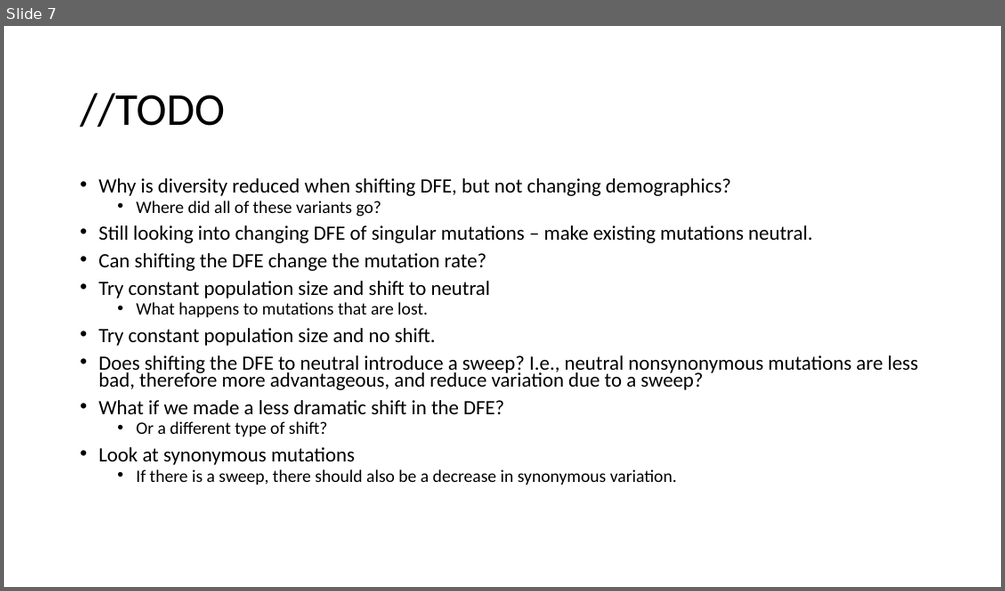
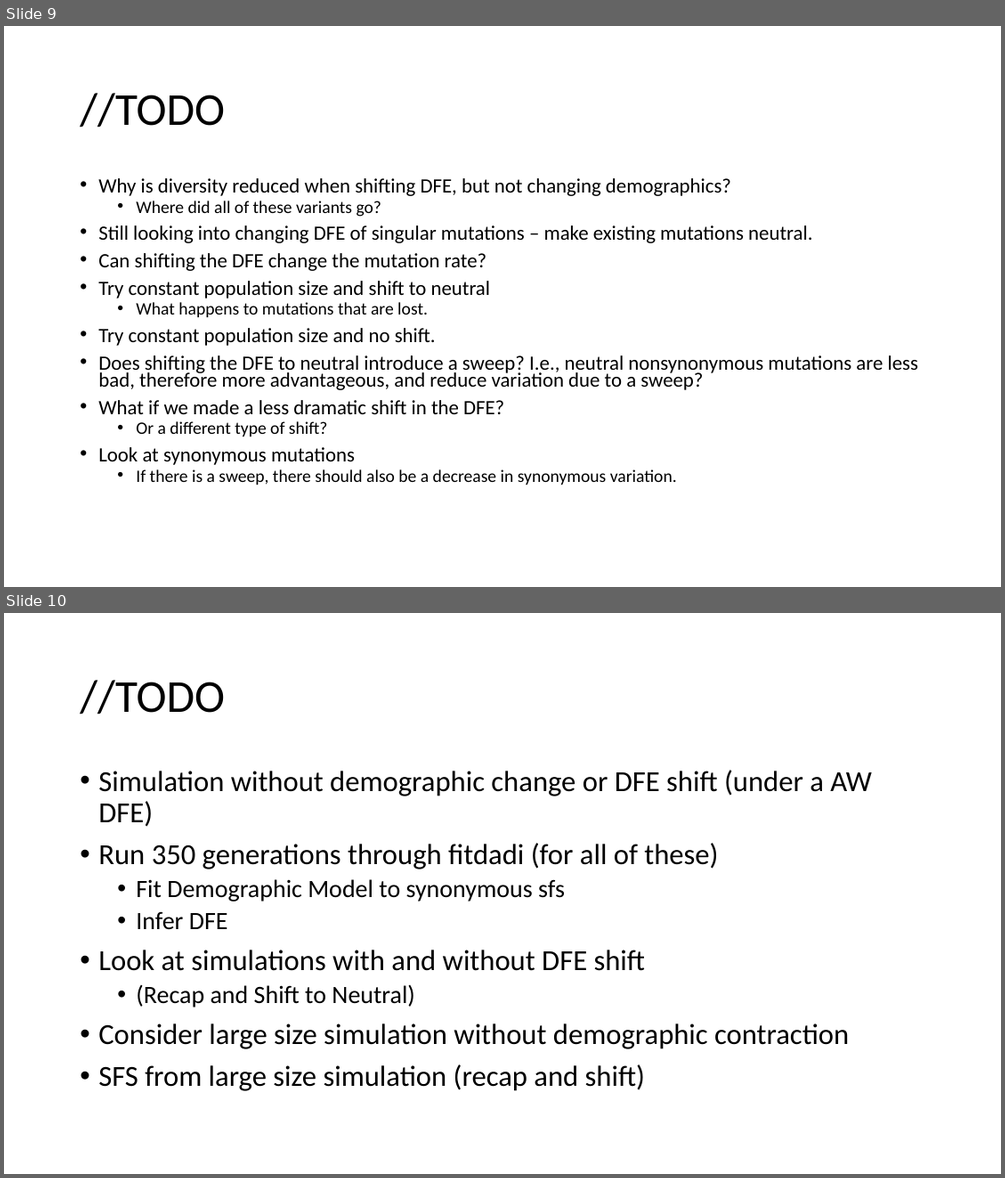
Before and after one commit to jon-mah/lohmueller_lab, a slide deck: 2020_08_25_dog_dfe_meeting.pptx. Shown one above the other, each under a label of ours: slide 7 before the commit, slides 9 and 10 after it. The pictures are 1005x591 and 1005x1178 pixels, drawn with LibreOffice and Linux fonts; fonts in the diff are those of the drawing. Boxes give left, top, right and bottom in pixels: in the first picture for what was removed or moved away, otherwise in the second. Text is boxed around its words. In the diff, an @@ line names an element or a change of style, - is before the commit and + after.

Commit message:
no demo no shift sim.

```diff
--- a/2020_08_25_dog_dfe_meeting.pptx
+++ b/2020_08_25_dog_dfe_meeting.pptx
@@ slide 10 added at (4, 613, 1001, 1174), background #FFFFFF @@
@@ title added at (80, 680, 225, 714), 44 pt, text #000000 @@
+//TODO
@@ text added at (98, 770, 872, 1091), 28 pt, text #000000 @@
+• Simulation without demographic change or DFE shift (under a AW DFE)
+• Run 350 generations through fitdadi (for all of these)
+  • Fit Demographic Model to synonymous sfs
+  • Infer DFE
+• Look at simulations with and without DFE shift
+  • (Recap and Shift to Neutral)
+• Consider large size simulation without demographic contraction
+• SFS from large size simulation (recap and shift)
@@ what was slide 7 is now slide 9 @@
```
Also in this commit, not shown: 5 other slides added, 3 slides removed, 16 other files.
